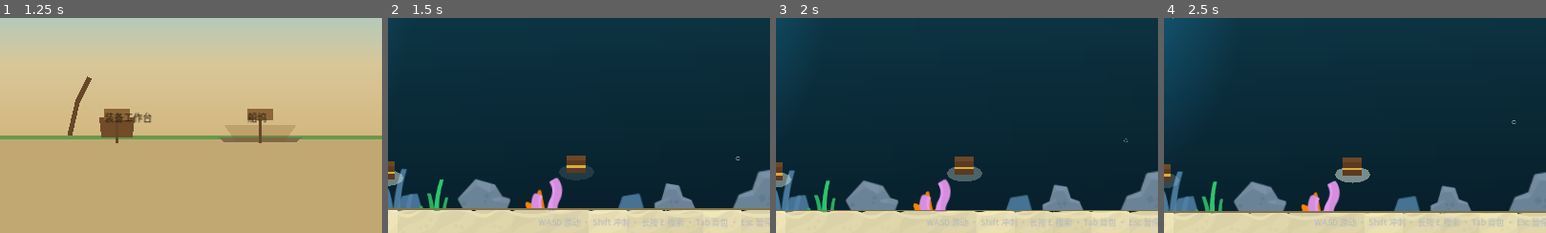
Above: before the commit, frames 1-4 (left to right).
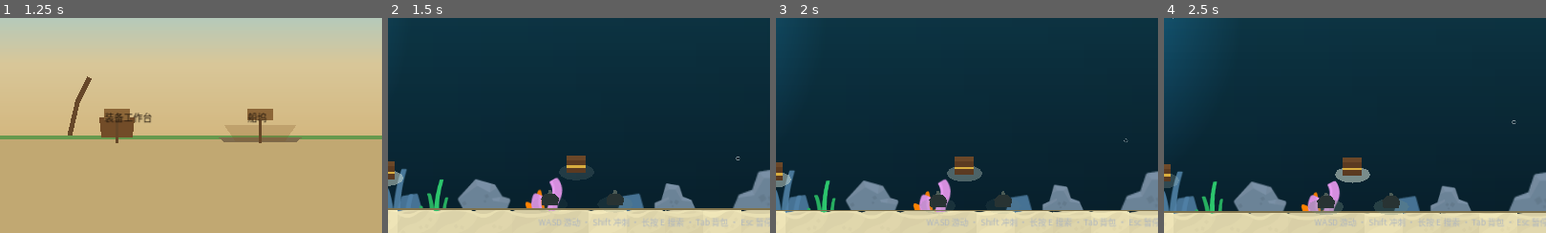
Above: after the commit, the same moments.

Repository: Djjvcgh/deep-sea-scavenger
Game: Godot game, scene res://scenes/main_menu.tscn
Same seed, same stepped clock (60 frames per second), same inputs: the game is played once before the commit and once after it.
Inputs (mouse positions are % of the whole screen's width and height, from its top left):
- Up to frame 1 (1.25 s): click "开始新游戏" at 0.5 s
- Up to frame 2 (1.5 s): tap Enter at 1.25 s; move the mouse to (72, 45) at 1.27 s; hold D (move_right) from 1.28 s (still down); hold E (interact) from 1.28 s (still down); click (72, 45) at 1.42 s
- Up to frame 3 (2 s): keep holding D (move_right); keep holding E (interact); tap W (move_up) at 1.52 s
- Up to frame 4 (2.5 s): keep holding D (move_right); move the mouse to (30, 55) at 2.02 s; release E (interact) at 2.03 s; tap E (interact) at 2.1 s; tap W (move_up) at 2.27 s
The pictures show only the part of the screen within x 49-99%, y 50-100%; the shares and areas given below are measured in that part.

Frame 1 is identical in both runs. In frame 2, 0.5% of the frame differs, in the area x 40-62%, y 80-88%; in frame 3, 0.5%; in frame 4, 0.9%, in the area x 37-63%, y 81-92%.

Commit message:
修复：已开宝箱剩余物品留在箱内可按E重新打开；修复小型容器因避障半径错误从未生成

Diff:
--- a/scripts/player.gd
+++ b/scripts/player.gd
@@ -157,15 +157,22 @@
 		elif active_chest.add_search(get_physics_process_delta_time()) >= 1.0:
 			_complete_loot()
 	elif not control_locked and holding and focus_target != null \
-			and focus_target.has_method("begin_search"):
+			and focus_target.has_method("begin_search") and not focus_target.looted:
 		active_chest = focus_target
 		active_chest.begin_search()
 		control_locked = true
 
 	if active_chest == null and not control_locked and focus_target != null \
-			and focus_target.has_method("interact") \
 			and Input.is_action_just_pressed("interact"):
-		focus_target.interact(self)
+		# 已打开且仍有剩余的容器：按 E 重新打开取物
+		if focus_target.has_method("begin_search") and focus_target.looted \
+				and focus_target.is_available():
+			var entries: Array = focus_target.collect_loot()
+			if not entries.is_empty():
+				control_locked = true
+				loot_collected.emit(entries, focus_target)
+		elif focus_target.has_method("interact"):
+			focus_target.interact(self)
 
 
 func _cancel_search() -> void:
--- a/scripts/treasure_chest.gd
+++ b/scripts/treasure_chest.gd
@@ -9,9 +9,10 @@
 var container_kind := "chest"
 var container_name := "沉船宝箱"
 var search_total := 3.0
-var looted := false
+var looted := false                 # 已完成首次搜索
 var search_progress := 0.0
 var loot_provider: Callable = Callable()
+var _remaining: Array = []          # 已开箱但未取走的掉落（留在箱里可再取）
 
 var _glow: Polygon2D
 var _core_glow: Polygon2D
@@ -31,11 +32,28 @@
 
 
 func is_available() -> bool:
-	return not looted
+	if container_kind == "cache":
+		return not GameState.lost_cache.is_empty()
+	return (not looted) or not _remaining.is_empty()
 
 
 func interact_prompt() -> String:
+	if looted:
+		var n := remaining_count()
+		if n > 0:
+			return "%s（余 %d 件）" % [container_name, n]
 	return container_name
+
+
+## HUD 提示动词：未开 = 长按搜索；已开有剩余 = 按 E 打开
+func prompt_verb() -> String:
+	return "长按 E 搜索" if not looted else "按 E 打开"
+
+
+func remaining_count() -> int:
+	if container_kind == "cache":
+		return GameState.lost_cache.get("items", []).size()
+	return _remaining.size()
 
 
 func begin_search() -> void:
@@ -58,25 +76,39 @@
 	return clampf(search_progress / search_total, 0.0, 1.0)
 
 
-## 搜索完成：标记已搜取并生成掉落条目。
+## 搜索完成（首次）或按 E 重新打开：返回当前可取的掉落条目。
 func collect_loot() -> Array:
-	if looted:
-		return []
-	looted = true
-	search_progress = 0.0
-	_glow.visible = false
-	if _core_glow != null:
-		_core_glow.visible = false
-	_apply_looted_visual()
-	if loot_provider.is_valid():
-		return loot_provider.call()
-	return []
-
-
-## 遗落物袋专用：拾取面板关闭时把未取走的条目放回缓存。
+	var out: Array = []
+	if container_kind == "cache":
+		# 遗落物袋：每次打开都从缓存取出全部内容
+		_glow.visible = false
+		if _core_glow != null:
+			_core_glow.visible = false
+		if loot_provider.is_valid():
+			out = loot_provider.call()
+	else:
+		if not looted:
+			looted = true
+			search_progress = 0.0
+			_glow.visible = false
+			if _core_glow != null:
+				_core_glow.visible = false
+			_apply_looted_visual()
+			if loot_provider.is_valid():
+				_remaining = loot_provider.call()
+		out = _remaining
+		_remaining = []
+	return out
+
+
+## 拾取面板关闭：遗落物袋放回缓存；其他容器剩余物品留在箱内（可再次打开）。
 func restore_leftovers(entries: Array) -> void:
-	if container_kind == "cache" and not entries.is_empty():
+	if entries.is_empty():
+		return
+	if container_kind == "cache":
 		GameState.restore_to_cache(entries)
+	else:
+		_remaining = entries
 
 
 func _apply_looted_visual() -> void:
--- a/scripts/ui/hud.gd
+++ b/scripts/ui/hud.gd
@@ -224,10 +224,13 @@
 		_search_bar.visible = true
 		_search_bar.value = player.active_chest.search_ratio() * 100.0
 	elif player.focus_target != null:
-		if player.focus_target.has_method("begin_search"):
-			_prompt_label.text = "长按 E 搜索：%s" % player.focus_target.interact_prompt()
+		var target = player.focus_target
+		if target.has_method("prompt_verb"):
+			_prompt_label.text = "%s：%s" % [target.prompt_verb(), target.interact_prompt()]
+		elif target.has_method("begin_search"):
+			_prompt_label.text = "长按 E 搜索：%s" % target.interact_prompt()
 		else:
-			_prompt_label.text = "按 E：%s" % player.focus_target.interact_prompt()
+			_prompt_label.text = "按 E：%s" % target.interact_prompt()
 		_search_bar.visible = false
 	else:
 		_prompt_label.text = ""
--- a/scripts/ui/loot_panel.gd
+++ b/scripts/ui/loot_panel.gd
@@ -80,21 +80,21 @@
 	closed.emit()
 
 
-## 逐件拾取（只拿装得下的），然后关闭。
+## 逐件拾取（只拿装得下的）。一件都没拿走时自动关闭（物品留在来源处）。
 func take_all_and_close() -> void:
-	var skipped := 0
+	var taken := 0
 	var i := 0
 	while i < _entries.size():
 		if _try_take(i):
+			taken += 1
 			continue       # 拿走后原位补位，不前进下标
 		i += 1
-	skipped = _entries.size()
-	if skipped > 0:
-		_flash_label.text = "背包空间不足，%d 件未带走" % skipped
+	if taken == 0 or _entries.is_empty():
+		close()
+	else:
+		_flash_label.text = "背包空间不足，%d 件未带走" % _entries.size()
 		Sfx.play("click")
-	_refresh()
-	if _entries.is_empty():
-		close()
+		_refresh()
 
 
 func _try_take(index: int) -> bool:
--- a/scripts/underwater.gd
+++ b/scripts/underwater.gd
@@ -233,7 +233,16 @@
 			tries += 1
 			var x := _rng.randf_range(x_range[zone][0], x_range[zone][1])
 			var y: float = floor_y[zone] - 16.0
-			if not MapDataRes.circle_clear(Vector2(x, y), 30.0, solids):
+			# 避障检查点抬高到离地 30px：贴地 16px 会被海床自身的间隙检查否决
+			if not MapDataRes.circle_clear(Vector2(x, y - 14.0), 26.0, solids):
+				continue
+			# 与宝箱点保持距离，避免视觉堆叠
+			var near_chest := false
+			for cs in _chosen[zone]["variant"]["chests"]:
+				if Vector2(cs.x, cs.y).distance_to(Vector2(x, y)) < 60.0:
+					near_chest = true
+					break
+			if near_chest:
 				continue
 			var kind := "shell" if _rng.randf() < 0.5 else "trash_bag"
 			var c := ChestScene.instantiate()
--- a/tests/integration_dive.gd
+++ b/tests/integration_dive.gd
@@ -27,7 +27,8 @@
 
 func _find_container(filter_kind := "chest", max_x := 1500.0) -> Node:
 	for n in get_nodes_in_group("interactables"):
-		if "collect_loot" in n and n.container_kind == filter_kind and n.global_position.x < max_x:
+		if "collect_loot" in n and n.container_kind == filter_kind \
+				and n.global_position.x < max_x and not n.looted:
 			return n
 	return null
 
@@ -51,6 +52,12 @@
 
 	var chest = _find_container()
 	_check(chest != null, "场景中存在宝箱")
+
+	var small_containers := 0
+	for n in get_nodes_in_group("interactables"):
+		if "collect_loot" in n and (n.container_kind == "shell" or n.container_kind == "trash_bag"):
+			small_containers += 1
+	_check(small_containers >= 12, "小型容器已散布（%d 个）" % small_containers)
 
 	player.global_position = chest.global_position + Vector2(0, -40)
 	await create_timer(0.3).timeout
@@ -77,15 +84,15 @@
 	_check(player.hp == hp_before - 1, "无敌时间内不会重复受伤")
 	await create_timer(Balance.INVINCIBLE_TIME).timeout
 
-	# 背包满时开箱：物品拿不走
+	# 背包满时开箱：物品留在箱内，可再次打开取走
 	var fill: int = gs.bag_capacity() - gs.bag_used_slots()
 	while fill >= 1:
 		gs.add_dive_item("old_coin")
 		fill -= 1
-	player.global_position = chest.global_position + Vector2(0, -40)
-	await create_timer(0.3).timeout
 	var chest2 = _find_container()
 	if chest2 != null:
+		player.global_position = chest2.global_position + Vector2(0, -40)
+		await create_timer(0.3).timeout
 		Input.action_press("interact")
 		await create_timer(4.0).timeout
 		Input.action_release("interact")
@@ -94,6 +101,23 @@
 		uw.loot_panel.take_all_and_close()
 		await process_frame
 		_check(gs.dive_bag.size() == bag_size, "背包满时无法拾取更多")
+		_check(not uw.loot_panel.visible, "一件都拿不走时面板自动关闭")
+		_check(chest2.remaining_count() > 0, "剩余物品留在箱内（%d 件）" % chest2.remaining_count())
+		_check(chest2.is_available(), "已开宝箱保持可交互")
+		# 丢弃两件腾出空间，按 E 重新打开取走剩余
+		gs.remove_dive_item_at(gs.dive_bag.size() - 1)
+		gs.remove_dive_item_at(gs.dive_bag.size() - 1)
+		player.global_position = chest2.global_position + Vector2(0, -40)
+		await create_timer(0.3).timeout
+		Input.action_press("interact")
+		await create_timer(0.15).timeout
+		Input.action_release("interact")
+		await create_timer(0.3).timeout
+		_check(uw.loot_panel.visible, "已开宝箱可按 E 重新打开")
+		var bag_before: int = gs.dive_bag.size()
+		uw.loot_panel.take_all_and_close()
+		await process_frame
+		_check(gs.dive_bag.size() > bag_before, "重新打开后取走剩余物品")
 	else:
 		print("  [跳过] 未找到第二个宝箱")
 	await create_timer(1.0).timeout
Not shown, changed: README.md
Not shown, removed: dist/DeepSeaScavenger-v0.2.0-win64.zip
Not shown, added: dist/DeepSeaScavenger-v0.2.1-win64.zip
